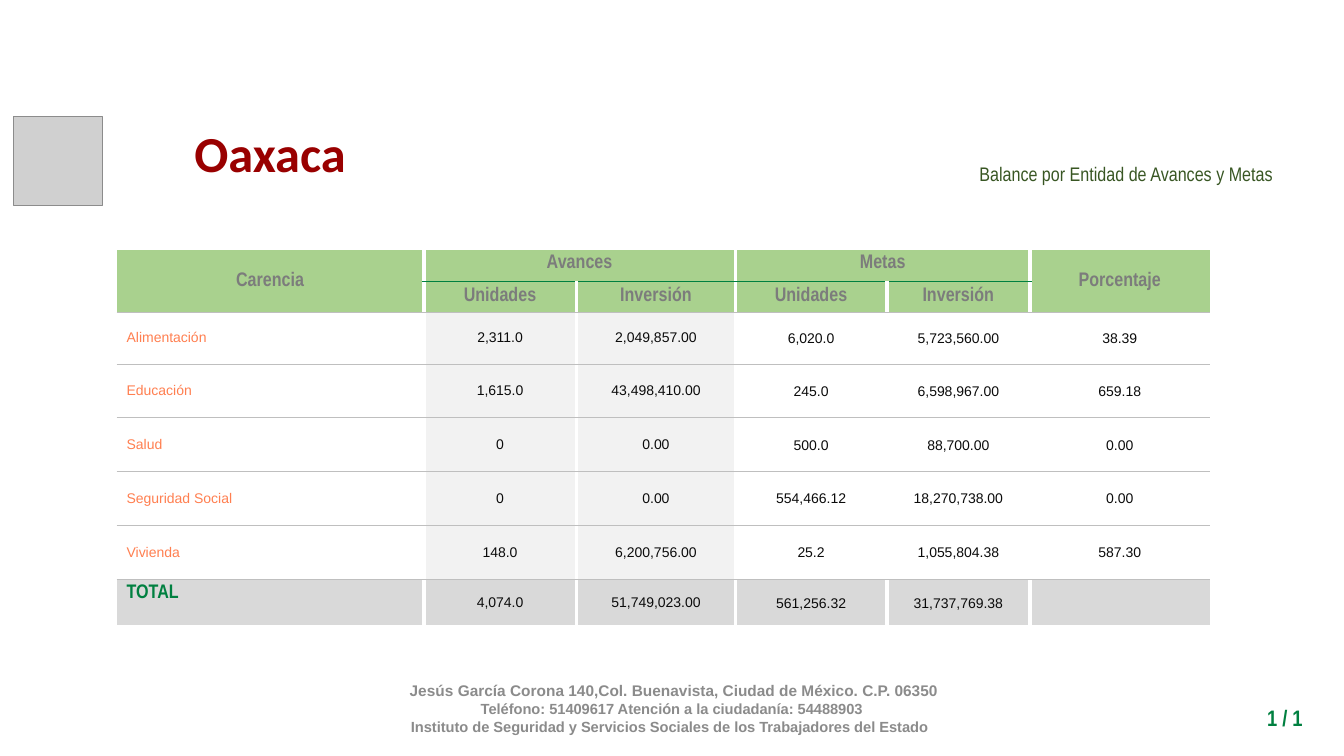
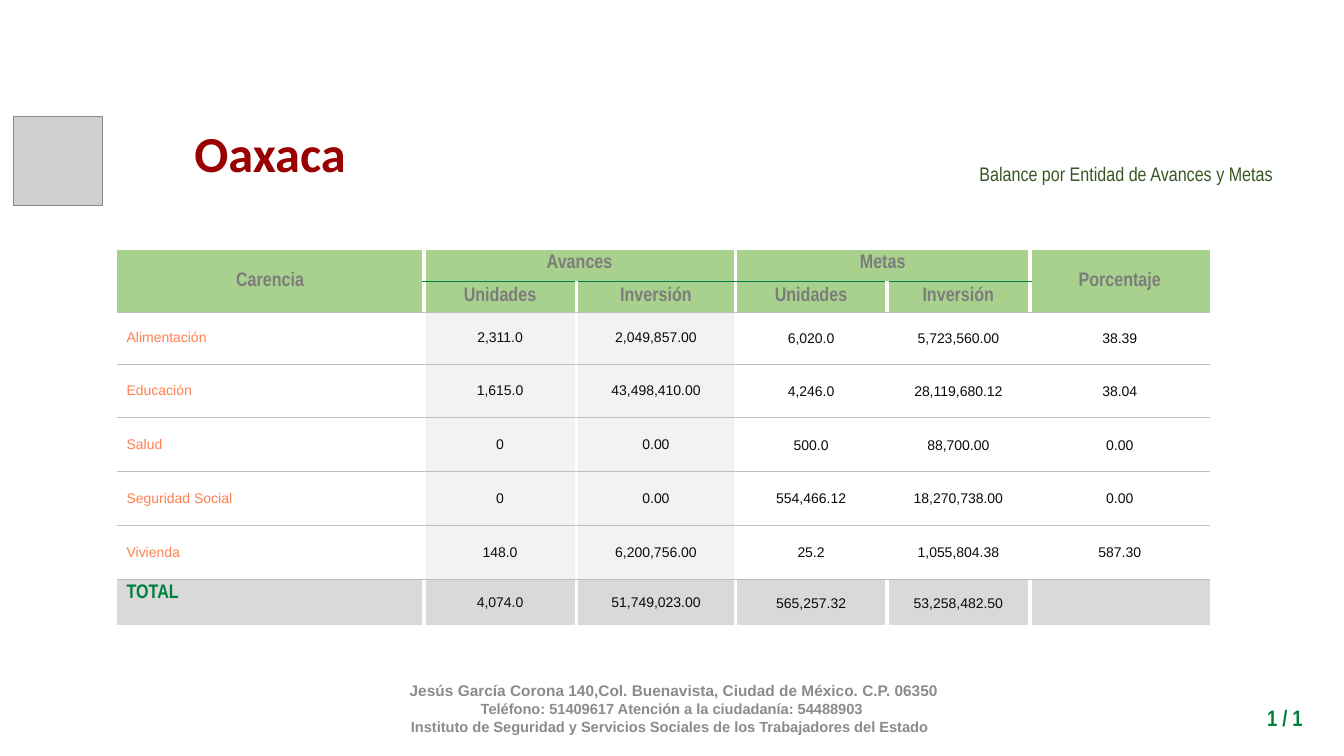
Before and after one commit to fpedro23/djangoISSSTE, a slide deck: slide 20 of djangoISSSTE/static/ppt/ppt-generados/balance_por_estado_1.pptx. Drawn at 1344x756 pixels with LibreOffice and Linux fonts; fonts in the diff are those of the drawing; grey boxes stand for pictures; background and template pictures are left out. Boxes give left, top, right and bottom in pixels: in the first picture for what was removed or moved away, otherwise in the second. Text is boxed around its words. In the diff, an @@ line names an element or a change of style, - is before the commit and + after.

```diff
--- a/djangoISSSTE/static/ppt/ppt-generados/balance_por_estado_1.pptx
+++ b/djangoISSSTE/static/ppt/ppt-generados/balance_por_estado_1.pptx
@@ table at (117, 250, 1211, 641) @@
-row 4: Educación | 1,615.0 | 43,498,410.00 | 245.0 | 6,598,967.00 | 659.18
+row 4: Educación | 1,615.0 | 43,498,410.00 | 4,246.0 | 28,119,680.12 | 38.04
-row 8, column 4: 561,256.32
+row 8, column 4: 565,257.32
-row 8, column 5: 31,737,769.38
+row 8, column 5: 53,258,482.50
```
Also in this commit, not shown: 31 other slides changed, 6 other files.
